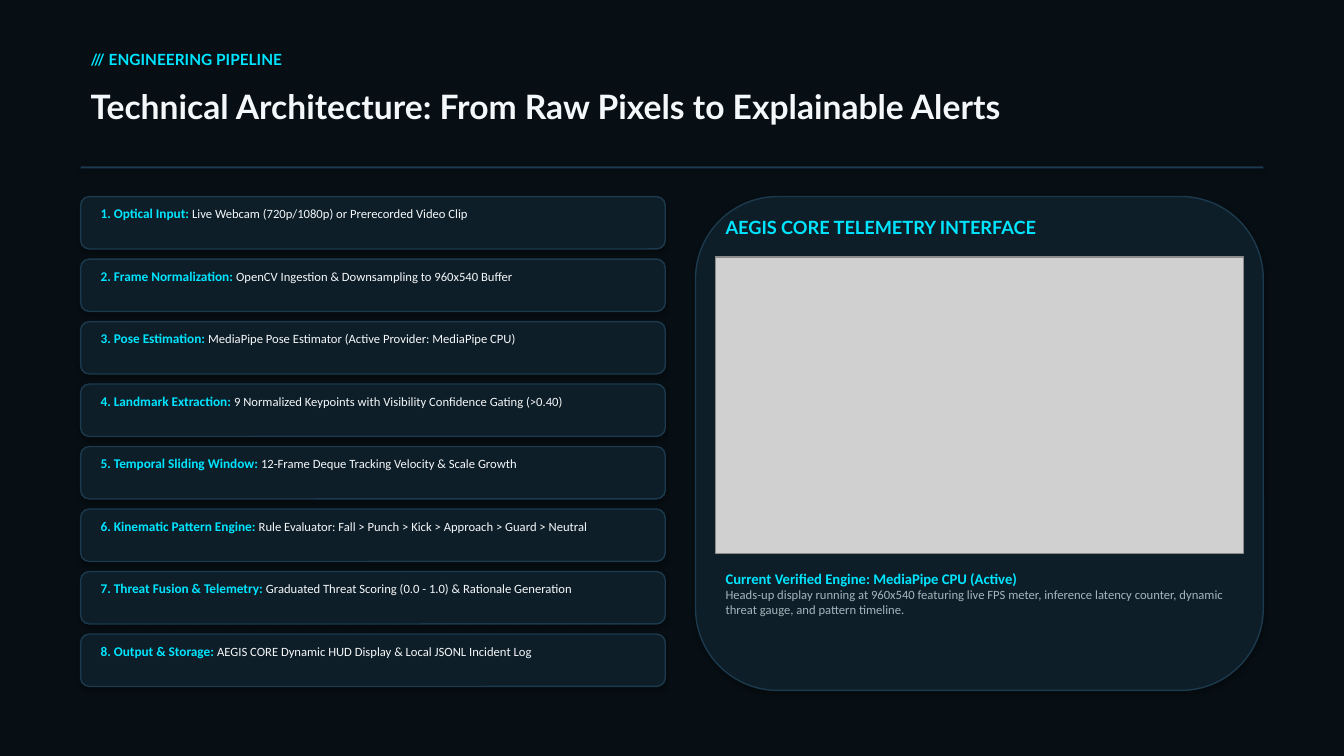
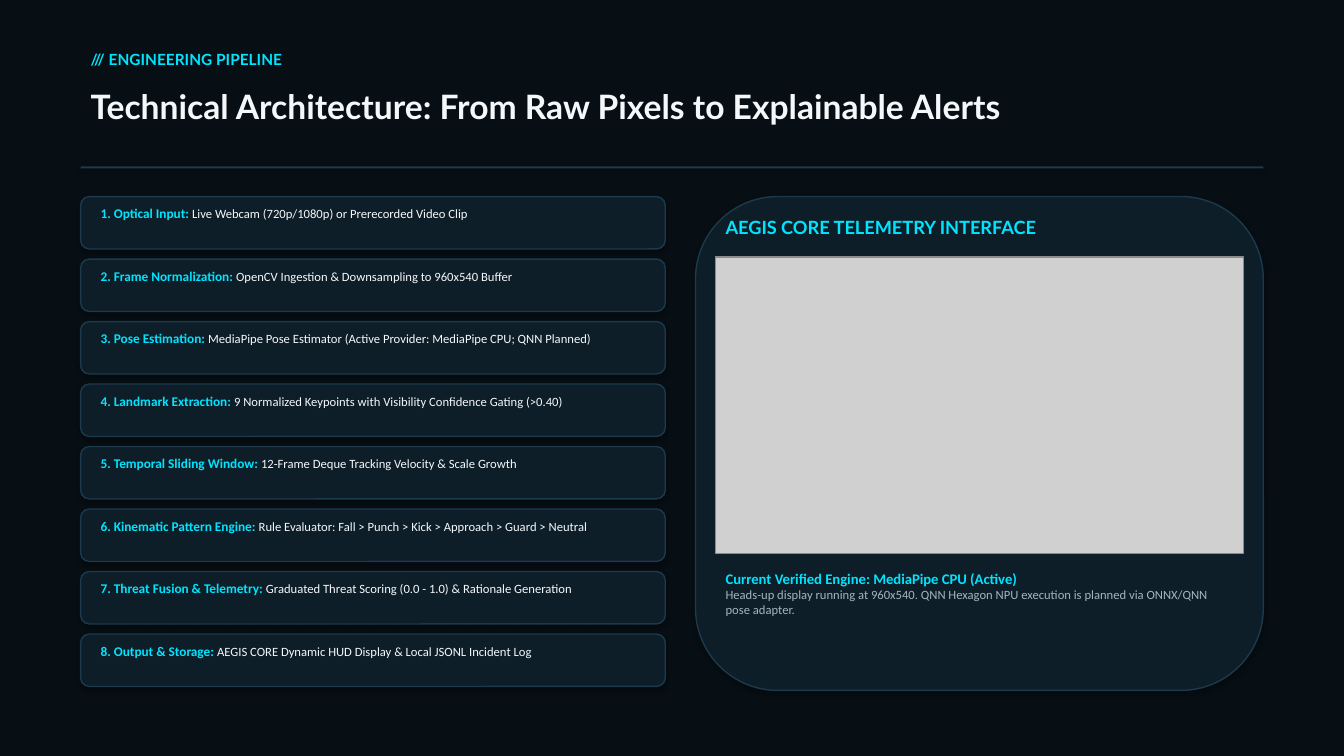
Before and after one commit to aniketkapgate7-crypto/Aegis-Fight-Pattern-Analyzer, a slide deck: slide 4 of submission/Aegis_Pitch_Deck.pptx. Drawn at 1344x756 pixels with LibreOffice and Linux fonts; fonts in the diff are those of the drawing; grey boxes stand for pictures. Boxes give left, top, right and bottom in pixels: in the first picture for what was removed or moved away, otherwise in the second. Text is boxed around its words. In the diff, an @@ line names an element or a change of style, - is before the commit and + after.

```diff
--- a/submission/Aegis_Pitch_Deck.pptx
+++ b/submission/Aegis_Pitch_Deck.pptx
@@ text at box(101, 333, 590, 345): text changed @@
-3. Pose Estimation: MediaPipe Pose Estimator (Active Provider: MediaPipe CPU)
+3. Pose Estimation: MediaPipe Pose Estimator (Active Provider: MediaPipe CPU; QNN Planned)
@@ text at box(726, 590, 1208, 616): text changed @@
-Heads-up display running at 960x540 featuring live FPS meter, inference latency counter, dynamic threat gauge, and pattern timeline.
+Heads-up display running at 960x540. QNN Hexagon NPU execution is planned via ONNX/QNN pose adapter.
```
Also in this commit, not shown: 4 other slides changed, 12 other files.
